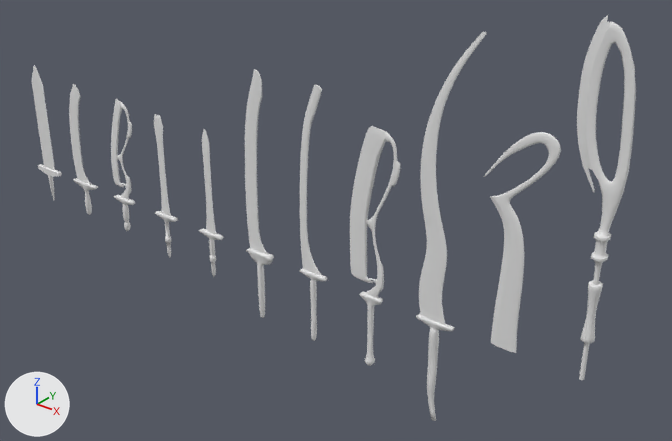
The Blender file godot/assets/models/weapons/swords.blend, before and after one commit.
Both versions are drawn from a 50 mm lens placed at (6.66, -4.32, 4.18), pointed at (3.03, 0.21, 1.37). Lighting does not change. The marker at lower left points along +X, +Y and +Z. The older version comes first.

Objects in the first picture: 'Hilt.008', 'Long1', 'Long2', 'Long3', 'Medium1', 'Medium2', 'Medium3', 'Short1', 'Short2', 'Short3', 'Short4', 'Short5' and 8 more.
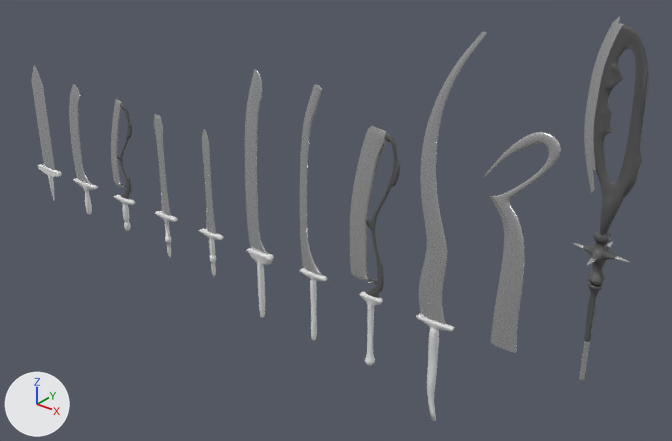
What differs and where, as boxes [x1, y1, x2, y2] in the pictures (672 x 441 px):
'Long3', reshaped (28% wider)
    before: [577, 15, 636, 380]
    after: [573, 16, 649, 380]
'Long2', recoloured (darker)
    both: [484, 132, 561, 353]
'Long1', recoloured (darker)
    both: [419, 32, 487, 325]
'Medium1', recoloured (darker)
    both: [245, 69, 268, 255]
'Medium2', recoloured (darker)
    both: [300, 84, 322, 276]
'Short1', recoloured (darker)
    both: [31, 65, 55, 170]
'Short2', recoloured (darker)
    both: [69, 84, 90, 184]
'Short5', recoloured (darker)
    both: [202, 129, 216, 234]
'Short4', recoloured (darker)
    both: [154, 114, 171, 216]
part 1 of me_cube_009, recoloured (white to dark grey)
    both: [117, 102, 132, 199]
part 2 of me_cube_010, recoloured (white to dark grey)
    both: [365, 132, 400, 298]
part 3 of me_cube_020, reshaped
    before: [577, 15, 636, 344]
    after: [573, 16, 649, 341]
part 4 of me_cube_020, recoloured
    before: [588, 170, 611, 292]
    after: [584, 171, 611, 342]

The change, as a list of edits to the scene's bpy script:
```text
Add mat_blademetal:
    mat_blademetal = principled_material('BladeMetal')
    mat_blademetal.base_color = (0.8, 0.8, 0.8)  # white #e7e7e7
    mat_blademetal.metallic = 0.9
    mat_blademetal.roughness = 0.25
Add mat_other:
    mat_other = principled_material('Other')
    mat_other.base_color = (0.0969, 0.0969, 0.0969)  # dark grey #585858
Change me_cube_002:
    where me_cube_002.from_pydata(...)  # 59 vertices, 56 faces; spans x -0.13..0.082, y -0.006..0.006, z 0.146..1.008
    add me_cube_002.materials.append(mat_blademetal)  # white #e7e7e7
Change me_cube_003:
    where me_cube_003.from_pydata(...)  # 60 vertices, 57 faces; spans x -0.12..0.086, y -0.006..0.006, z 0.146..1.503
    add me_cube_003.materials.append(mat_blademetal)  # white #e7e7e7
Change me_cube_004:
    where me_cube_004.from_pydata(...)  # 60 vertices, 57 faces; spans x -0.114..0.096, y -0.006..0.006, z 0.146..1.503
    add me_cube_004.materials.append(mat_blademetal)  # white #e7e7e7
Change me_cube_001:
    where me_cube_001.from_pydata(...)  # 41 vertices, 36 faces; spans x -0.08..0.08, y -0.006..0.006, z 0.146..1.07
    add me_cube_001.materials.append(mat_blademetal)  # white #e7e7e7
Change me_cube_006:
    where me_cube_006.from_pydata(...)  # 58 vertices, 55 faces; spans x -0.16..0.24, y -0.01..0.01, z 0.15..2.03
    add me_cube_006.materials.append(mat_blademetal)  # white #e7e7e7
Change me_cube_007:
    where me_cube_007.from_pydata(...)  # 59 vertices, 58 faces; spans x -0.232..0.257, y -0.012..0.012, z 0.146..1.575
    add me_cube_007.materials.append(mat_blademetal)  # white #e7e7e7
Change me_cube_009:
    where me_cube_009.from_pydata(...)  # 122 vertices, 122 faces; spans x -0.117..0.195, y -0.015..0.015, z 0.146..0.994
    used by ob_short3; location = (1.0, 0.0, 0.895)
    me_cube_009 part 1: 96 of the faces centred in x -0.023..0.19, y -0.011..0.011, z 0.18..0.962 switch from no material to mat_other (dark grey #585858)
    add me_cube_009.materials.append(mat_blademetal)  # white #e7e7e7
Change me_cube_010:
    where me_cube_010.from_pydata(...)  # 122 vertices, 122 faces; spans x -0.185..0.207, y -0.016..0.016, z 0.146..1.331
    used by ob_medium3; location = (3.5, 0.0, 0.895)
    me_cube_010 part 2: 96 of the faces centred in x -0.023..0.202, y -0.013..0.013, z 0.18..1.3 switch from no material to mat_other (dark grey #585858)
    add me_cube_010.materials.append(mat_blademetal)  # white #e7e7e7
Change me_cube_011:
    where me_cube_011.from_pydata(...)  # 56 vertices, 54 faces; spans x -0.052..0.054, y -0.007..0.007, z 0.146..0.966
    add me_cube_011.materials.append(mat_blademetal)  # white #e7e7e7
Change me_cube_012:
    where me_cube_012.from_pydata(...)  # 50 vertices, 48 faces; spans x -0.052..0.054, y -0.007..0.007, z 0.146..0.966
    add me_cube_012.materials.append(mat_blademetal)  # white #e7e7e7
Change me_cube_020:
    used by ob_long3; location = (5.0, 0.0, 0.895)
    remove me_cube_020.from_pydata(...)  # 178 vertices, 178 faces; spans x -0.22..0.1, y -0.05..0.05, z 0.15..2.22
    add me_cube_020.from_pydata(...)  # 378 vertices, 391 faces; spans x -0.17..0.17, y -0.17..0.17, z 0.15..2.22
    me_cube_020 part 3: 38 vertices moved from x -0.14..0.09, y -0.05..0.05, z 0.41..2.18 to x -0.1..0.1, y -0.05..0.05, z 0.41..2.18; 91 vertices removed from x -0.22..0.1, y -0.05..0.05, z 0.42..2.22; 291 vertices added at x -0.17..0.17, y -0.17..0.17, z 0.46..2.22
    me_cube_020 part 4: 38 faces spanning x -0.1..0.05, y -0.05..0.05, z 0.41..1.55 switch from no material to mat_other (dark grey #585858)
    add me_cube_020.materials.append(mat_blademetal)  # white #e7e7e7
```
